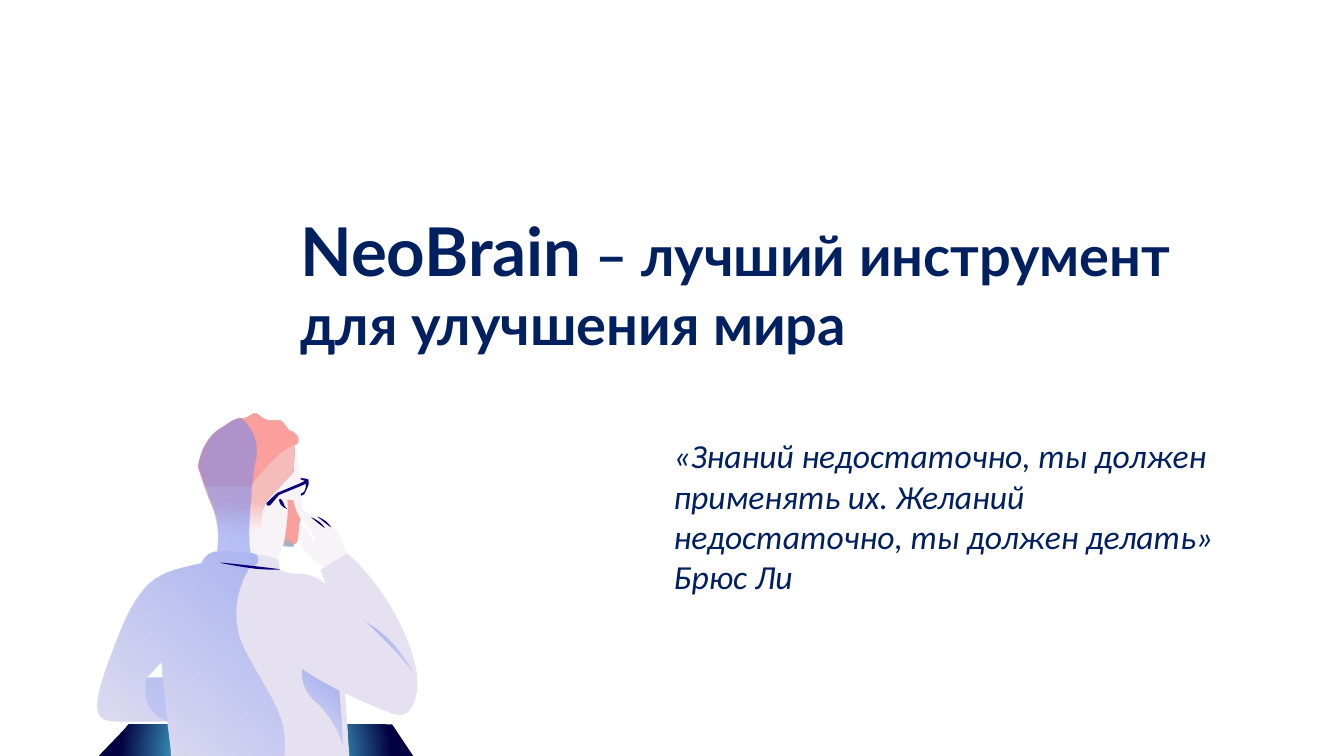
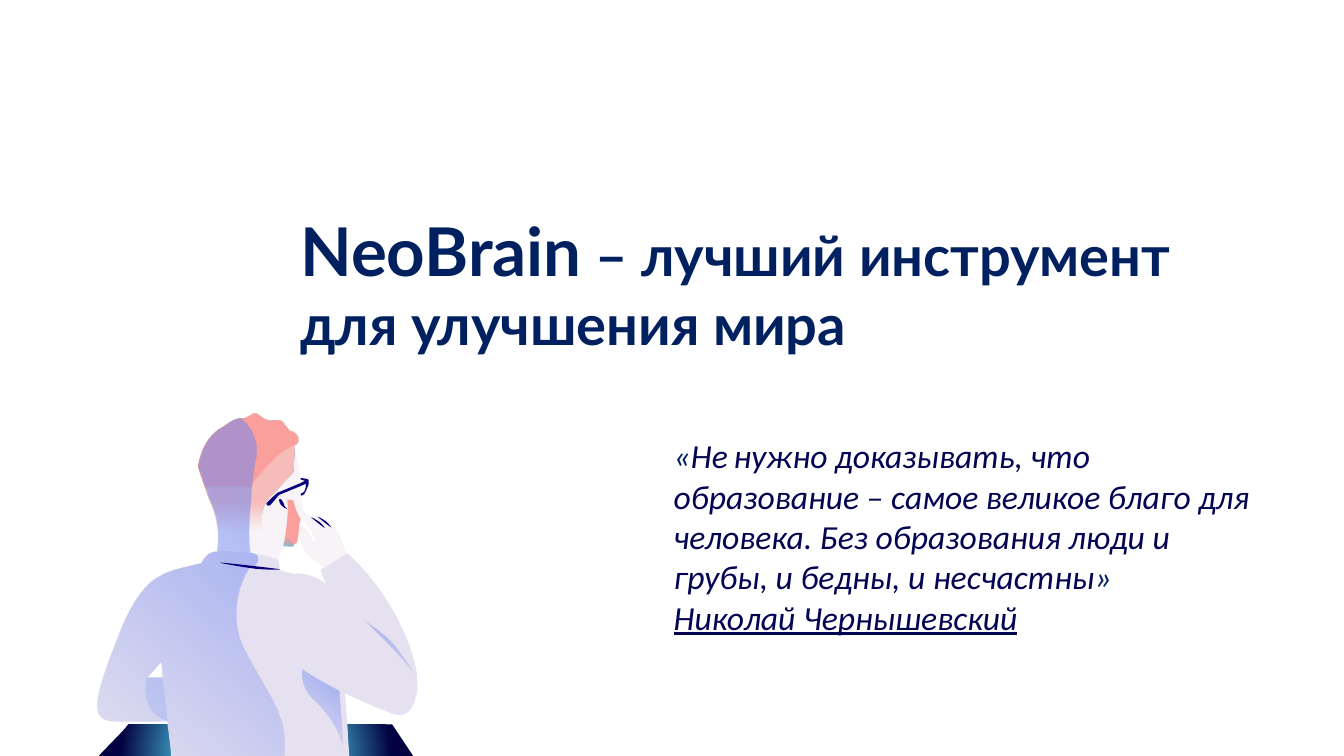
Before and after one commit to romka-best/NeoBrain_App, a slide deck: slide 2 of NeoBrain.pptx. Drawn at 1344x756 pixels with LibreOffice and Linux fonts; fonts in the diff are those of the drawing. Boxes give left, top, right and bottom in pixels: in the first picture for what was removed or moved away, otherwise in the second. Text is boxed around its words. In the diff, an @@ line names an element or a change of style, - is before the commit and + after.

Commit message:
Fixed bug with menu. Added new icons. Also added text to presentation and update presentation. Added ShimmerEffect for ChatController

```diff
--- a/NeoBrain.pptx
+++ b/NeoBrain.pptx
@@ text at <box>674,446,1250,636</box>: text changed; text colour #002060 to #030553 @@
-«Знаний недостаточно, ты должен применять их. Желаний недостаточно, ты должен делать» Брюс Ли
+«Не нужно доказывать, что образование – самое великое благо для человека. Без образования люди и грубы, и бедны, и несчастны»
+Николай Чернышевский
```
Also in this commit, not shown: 5 other slides changed, 24 other files.
